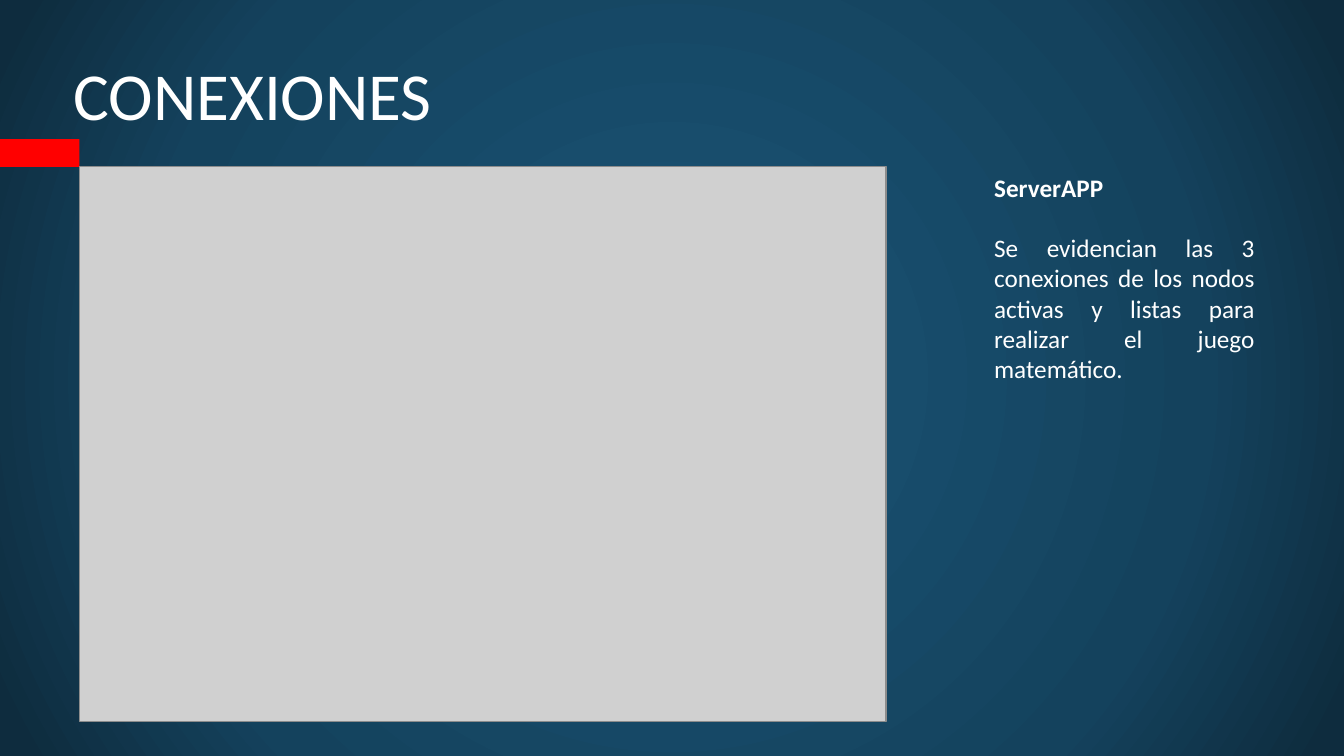
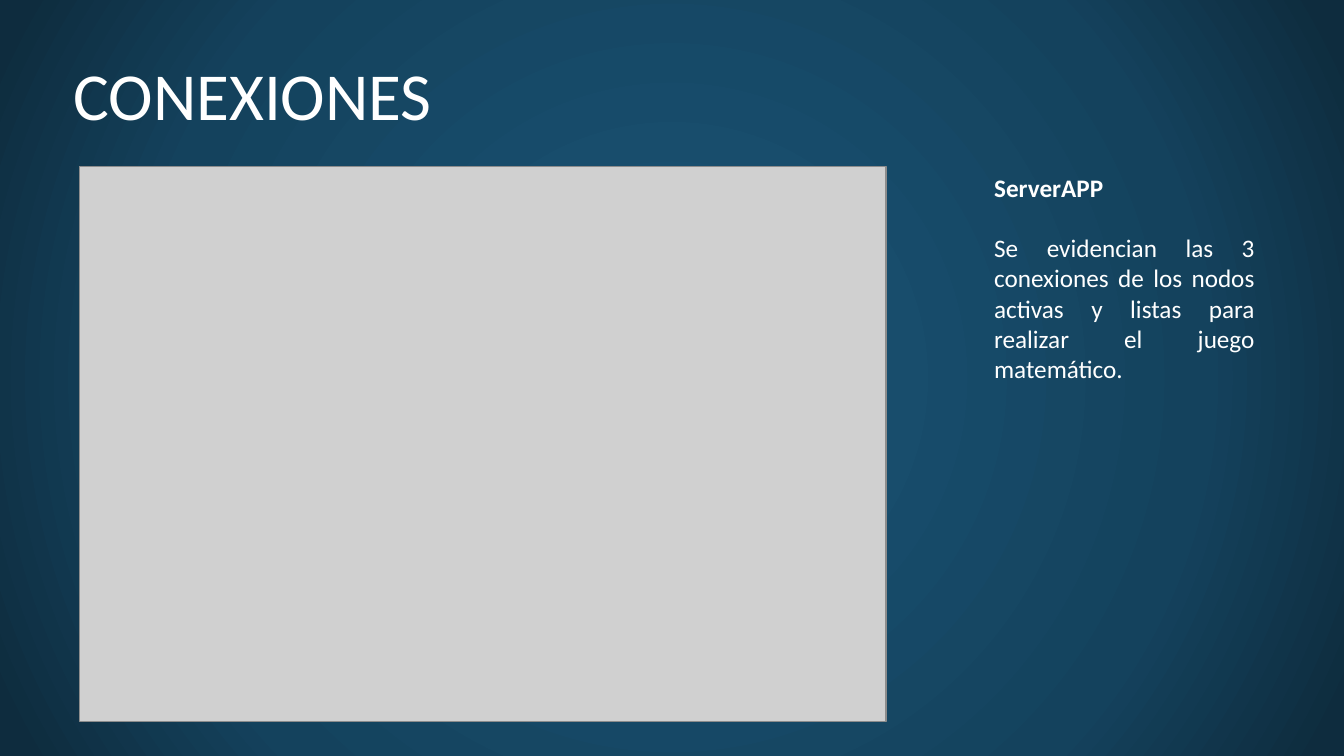
Before and after one commit to uees-sd/SD2024UEES_Grupo1, a slide deck: slide 8 of S6_PROYECTO_01 - Comunicacion entre nodos/Grupo1_-_Comunicación_Nodos_(Pantallas).pptx. Drawn at 1344x756 pixels with LibreOffice and Linux fonts; fonts in the diff are those of the drawing; grey boxes stand for pictures; background and template pictures are left out. Boxes give left, top, right and bottom in pixels: in the first picture for what was removed or moved away, otherwise in the second. Text is boxed around its words. In the diff, an @@ line names an element or a change of style, - is before the commit and + after.

Commit message:
Update Grupo1_-_Comunicación_Nodos_(Pantallas).pptx
Actualización de diapositiva

```diff
--- a/S6_PROYECTO_01 - Comunicacion entre nodos/Grupo1_-_Comunicación_Nodos_(Pantallas).pptx
+++ b/S6_PROYECTO_01 - Comunicacion entre nodos/Grupo1_-_Comunicación_Nodos_(Pantallas).pptx
@@ rectangle removed at [0, 139, 80, 167] @@
```
